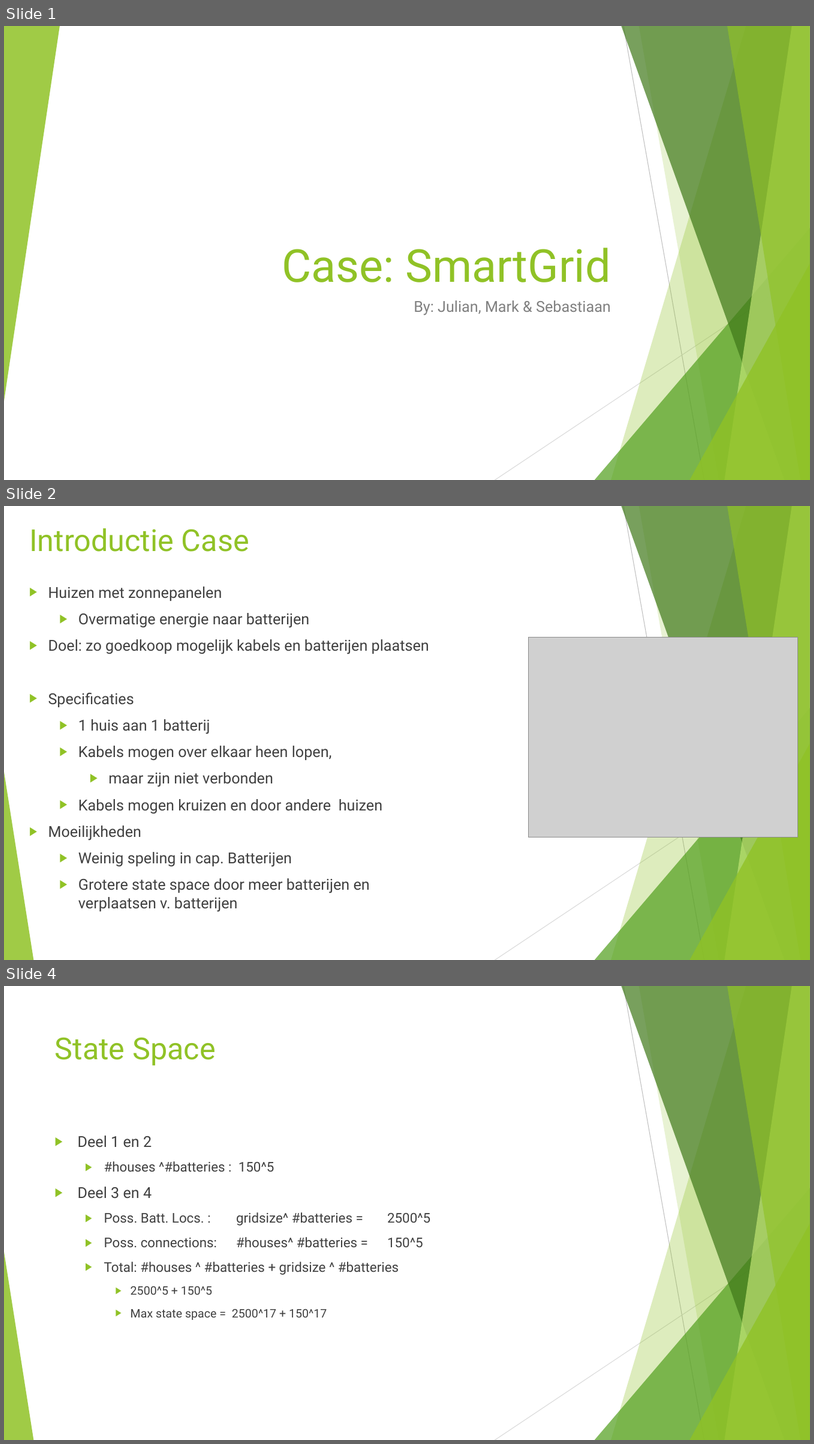
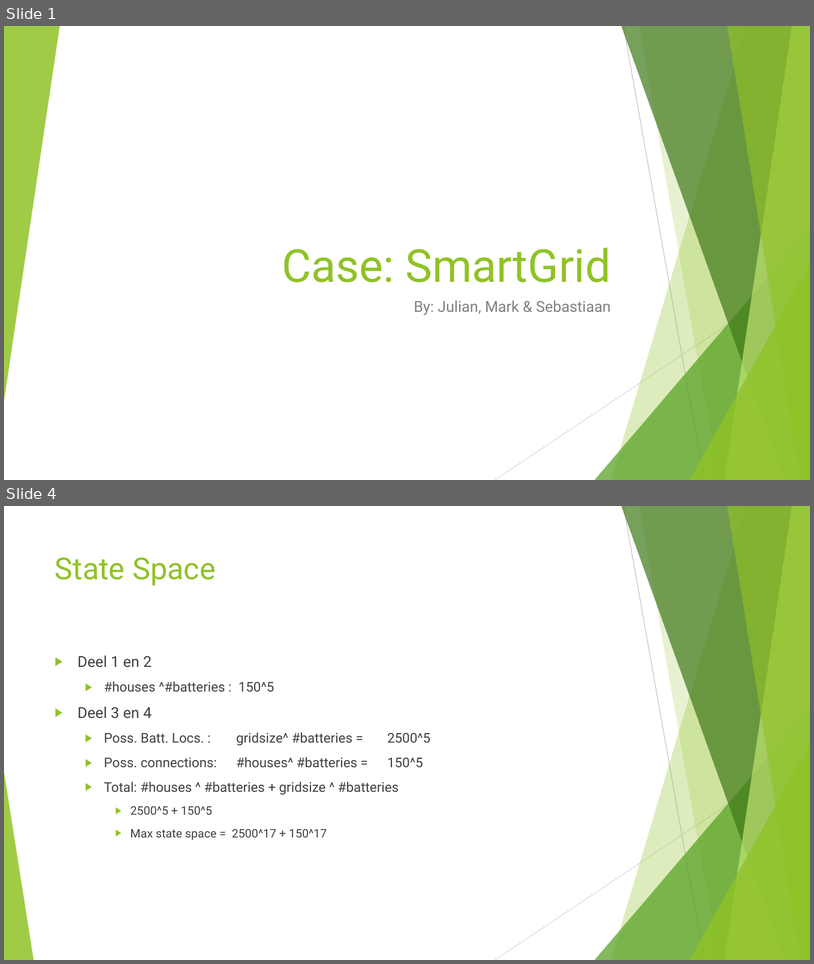
Before and after one commit to JSMR-heuristics/JSMR, a slide deck: results/pres_figures/EndPres.pptx. Shown one above the other, each under a label of ours: slides 1, 2 and 4 before the commit, slides 1 and 4 after it; the slides between them are not shown. The pictures are 814x1444 and 814x964 pixels, drawn with LibreOffice and Linux fonts; fonts in the diff are those of the drawing; grey boxes stand for pictures. Boxes give left, top, right and bottom in pixels: in the first picture for what was removed or moved away, otherwise in the second. Text is boxed around its words. In the diff, an @@ line names an element or a change of style, - is before the commit and + after.

```diff
--- a/results/pres_figures/EndPres.pptx
+++ b/results/pres_figures/EndPres.pptx
@@ slide 2 removed at (x1=4, y1=506, x2=810, y2=960), background #FFFFFF; not listed: 10 template elements that a slide beside it also shows @@
@@ title removed at (x1=29, y1=528, x2=249, y2=552) @@
-Introductie Case
@@ text removed at (x1=48, y1=586, x2=429, y2=912) @@
-▶ Huizen met zonnepanelen
-  ▶ Overmatige energie naar batterijen
-▶ Doel: zo goedkoop mogelijk kabels en batterijen plaatsen
-▶ Specificaties
-  ▶ 1 huis aan 1 batterij
-  ▶ Kabels mogen over elkaar heen lopen,
-    ▶ maar zijn niet verbonden
-  ▶ Kabels mogen kruizen en door andere huizen
-▶ Moeilijkheden
-  ▶ Weinig speling in cap. Batterijen
-  ▶ Grotere state space door meer batterijen en verplaatsen v. batterijen
@@ picture removed at (x1=529, y1=637, x2=798, y2=837) @@
```
Also in this commit, not shown: 1 slide changed, 1 slide added, 8 other files.
